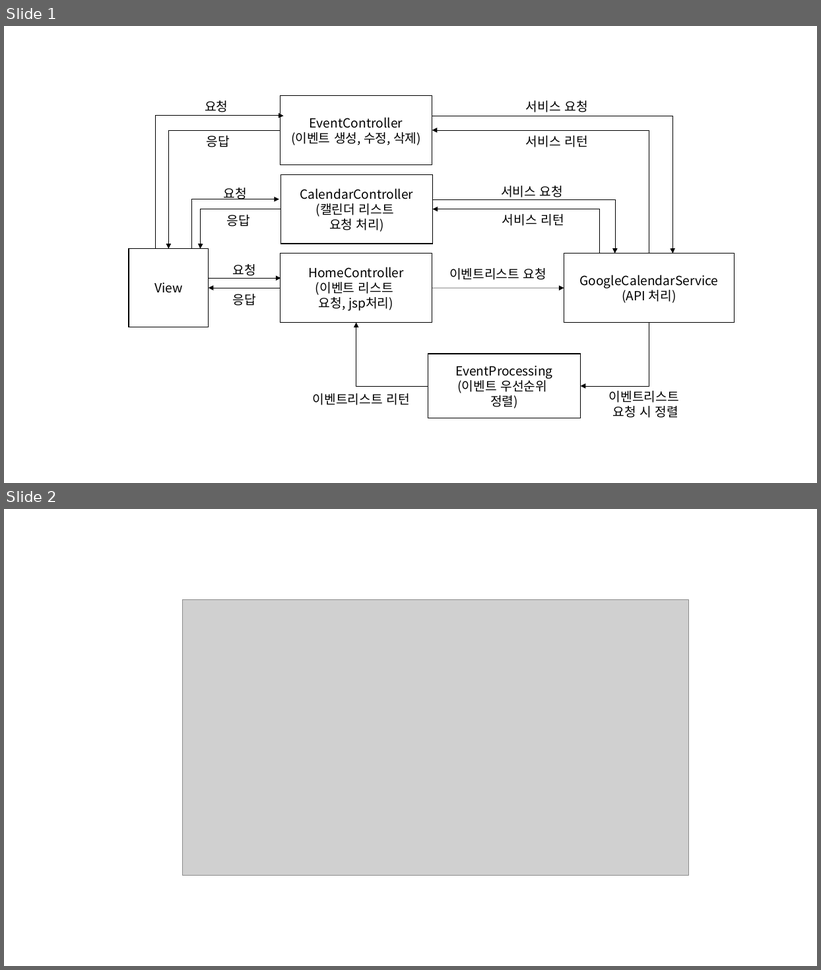
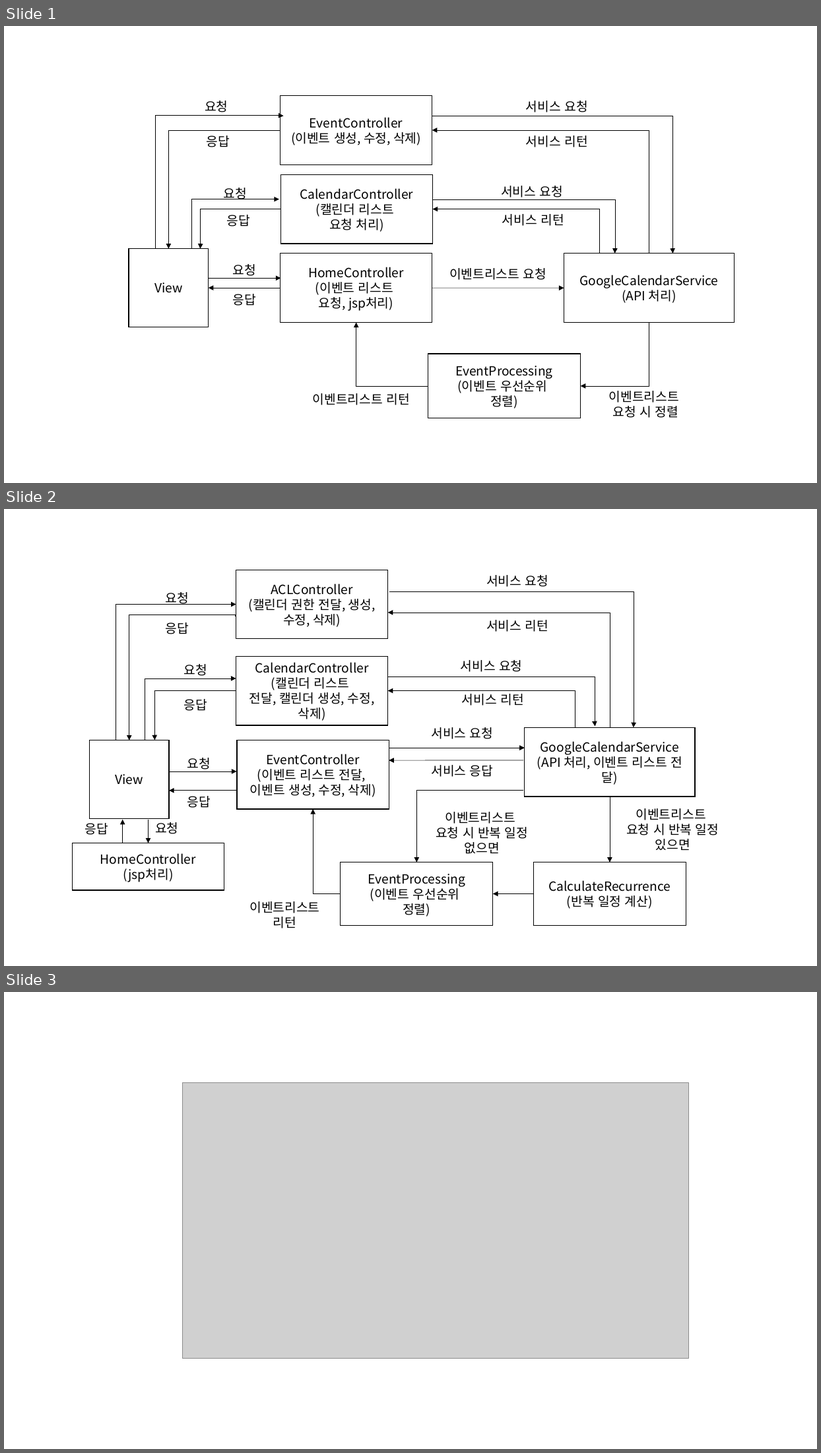
Before and after one commit to jangys/calendarProjectDocument, a slide deck: 클래스 설계도.pptx. Shown one above the other, each under a label of ours: slides 1 and 2 before the commit, slides 1, 2 and 3 after it. The pictures are 821x970 and 821x1453 pixels, drawn with LibreOffice and Linux fonts; fonts in the diff are those of the drawing; grey boxes stand for pictures. Boxes give left, top, right and bottom in pixels: in the first picture for what was removed or moved away, otherwise in the second. Text is boxed around its words. In the diff, an @@ line names an element or a change of style, - is before the commit and + after.

```diff
--- a/클래스 설계도.pptx
+++ b/클래스 설계도.pptx
@@ slide 2 added at bbox=[4, 509, 817, 966], background #FFFFFF @@
@@ group added at bbox=[73, 570, 719, 929]: 17 texts, 12 elbow arrows, 8 rectangles, 6 arrows @@
+HomeController
+(jsp처리)
+GoogleCalendarService
+(API 처리, 이벤트 리스트 전달)
+CalendarController
+(캘린더 리스트
+전달, 캘린더 생성, 수정, 삭제)
+EventProcessing
+(이벤트 우선순위
+정렬)
+View
+요청
+응답
+응답
+요청
+이벤트리스트
+리턴
+서비스 요청
+EventController
+(이벤트 리스트 전달,
+이벤트 생성, 수정, 삭제)
+서비스 리턴
+요청
+응답
+이벤트리스트
+요청 시 반복 일정
+있으면
+서비스 요청
+서비스 리턴
+CalculateRecurrence
+(반복 일정 계산)
+이벤트리스트
+요청 시 반복 일정
+없으면
+ACLController
+(캘린더 권한 전달, 생성, 수정, 삭제)
+요청
+응답
+서비스 요청
+서비스 응답
@@ what was slide 2 is now slide 3 @@
```
Also in this commit, not shown: 6 other files.
